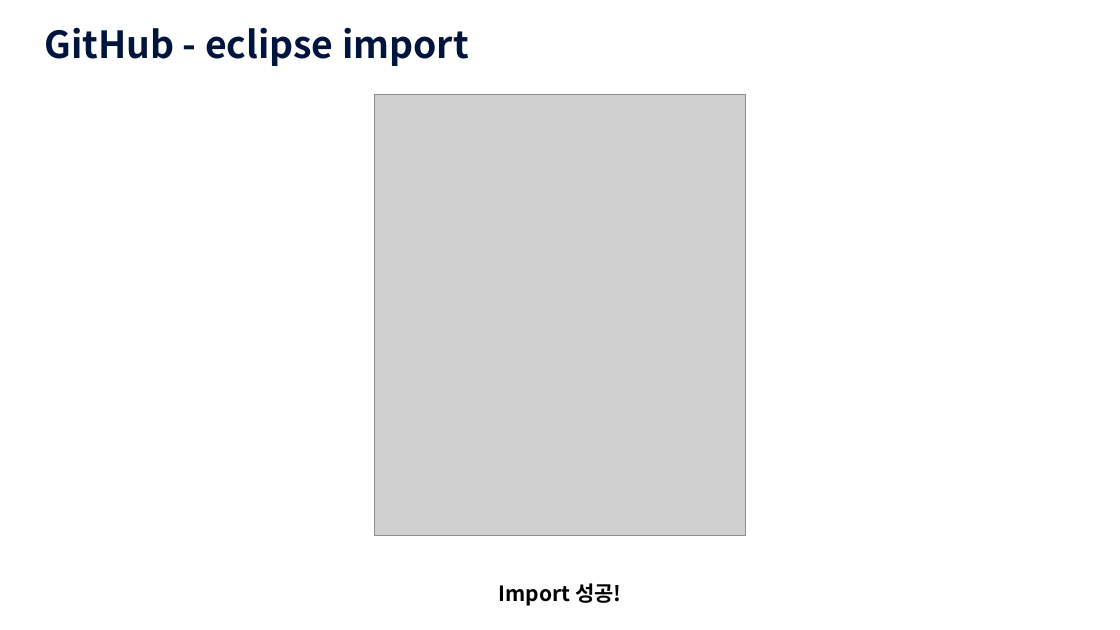
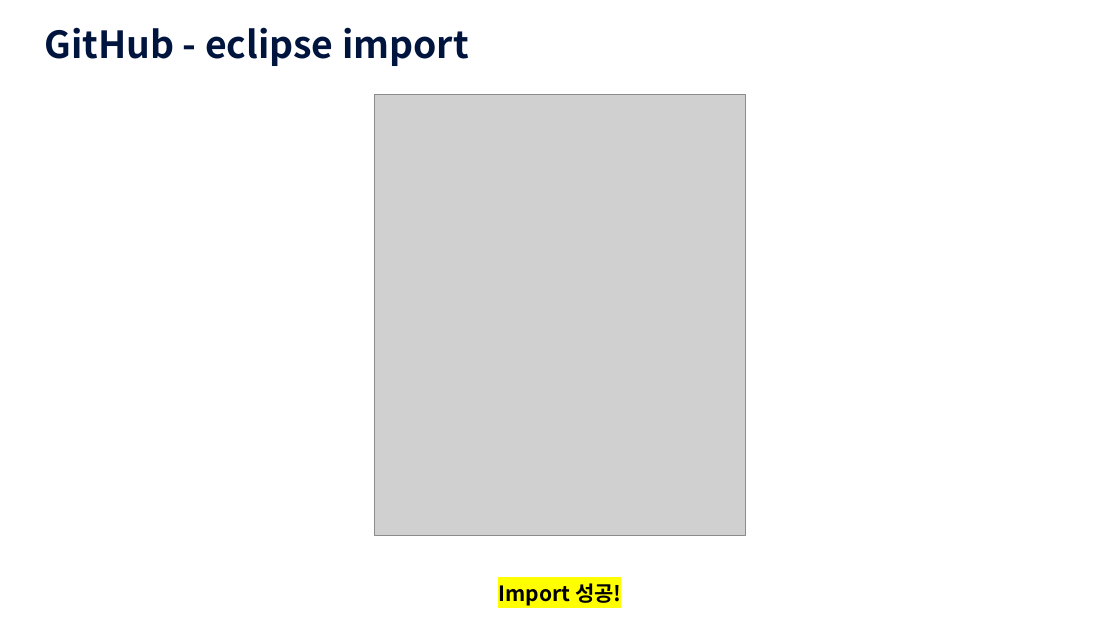
Before and after one commit to dobby2024/JavaSEW, a slide deck: slide 28 of src/JAVA_GitHub연동.pptx. Drawn at 1120x630 pixels with LibreOffice and Linux fonts; fonts in the diff are those of the drawing; grey boxes stand for pictures; background and template pictures are left out. Boxes give left, top, right and bottom in pixels: in the first picture for what was removed or moved away, otherwise in the second. Text is boxed around its words. In the diff, an @@ line names an element or a change of style, - is before the commit and + after.

```diff
--- a/src/JAVA_GitHub연동.pptx
+++ b/src/JAVA_GitHub연동.pptx
@@ text "Import 성공!" at (498, 583, 621, 606): highlight none to #FFFF00 @@
```
Also in this commit, not shown: 4 other slides changed.
